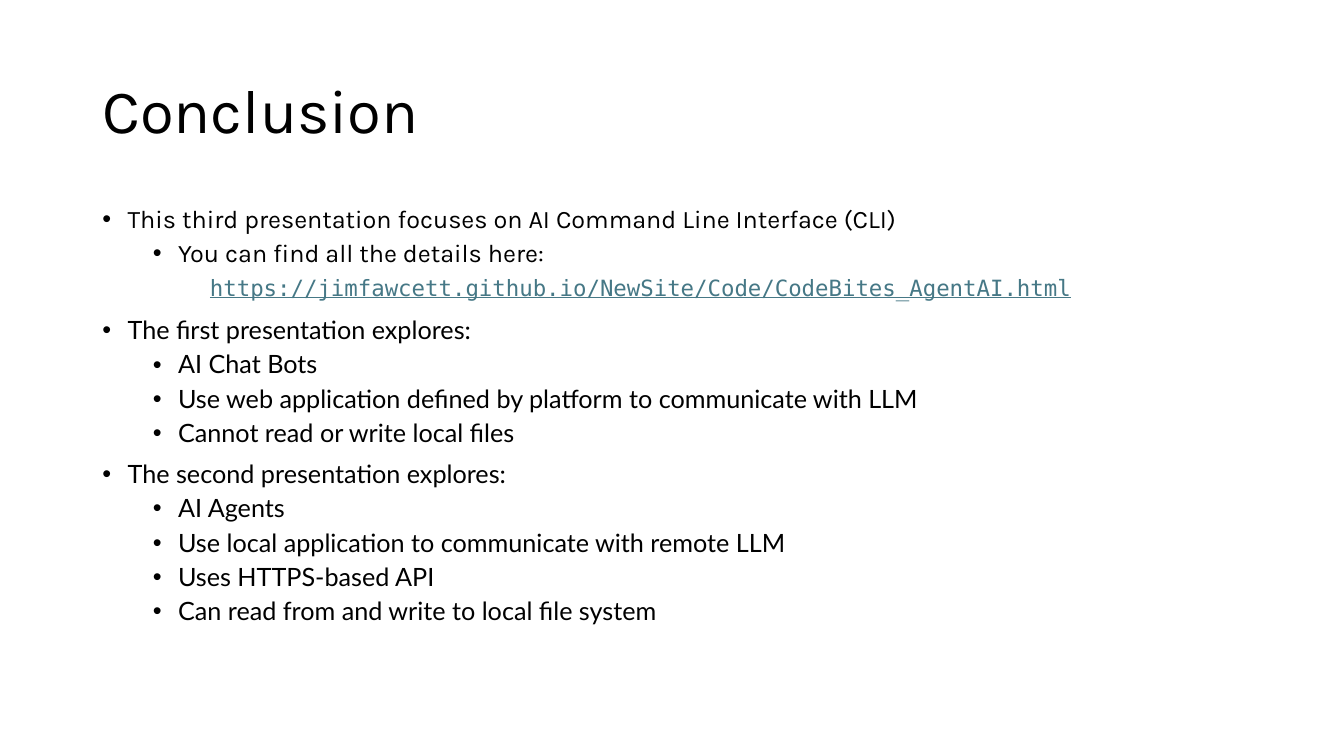
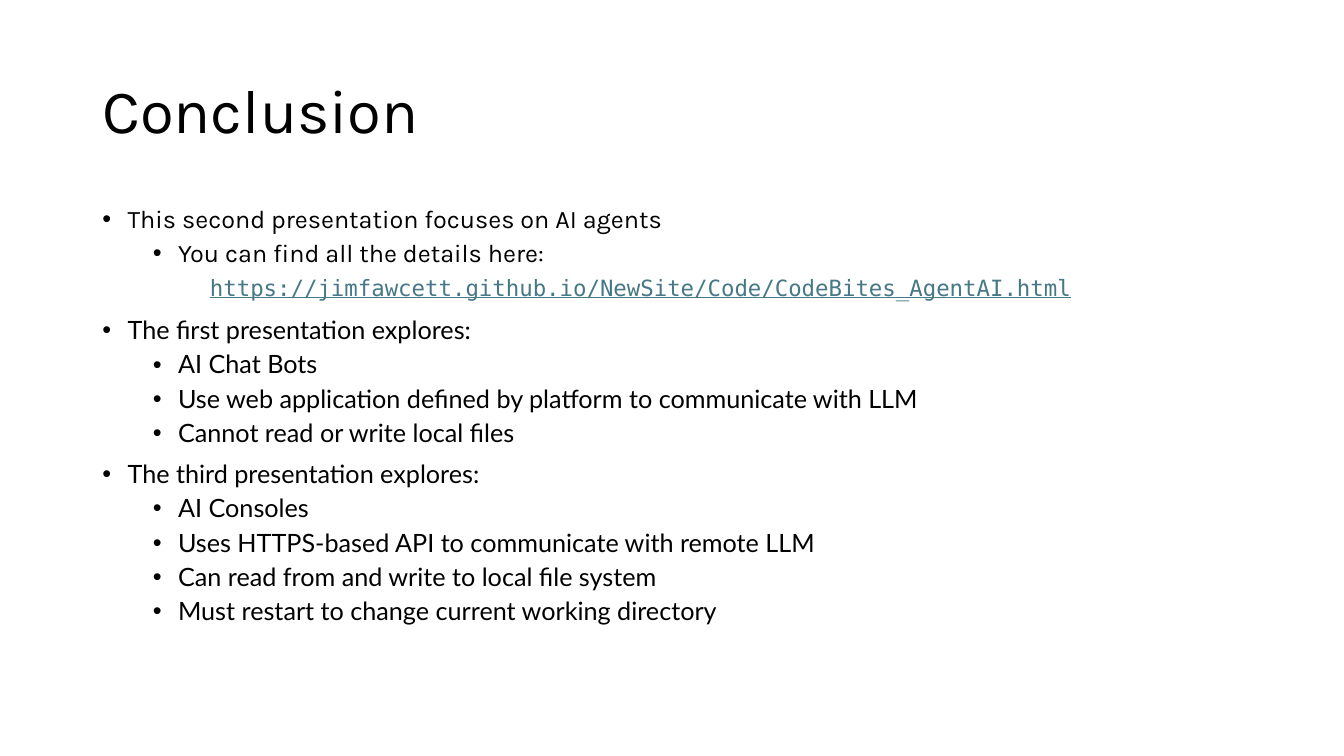
Before and after one commit to JimFawcett/NewSite, a slide deck: slide 6 of documents/AI Agents.pptx. Drawn at 1344x756 pixels with LibreOffice and Linux fonts; fonts in the diff are those of the drawing. Boxes give left, top, right and bottom in pixels: in the first picture for what was removed or moved away, otherwise in the second. Text is boxed around its words. In the diff, an @@ line names an element or a change of style, - is before the commit and + after.

Commit message:
added AI Consoles pdf

```diff
--- a/documents/AI Agents.pptx
+++ b/documents/AI Agents.pptx
@@ text at bbox=[128, 210, 662, 234]: text changed @@
-• This third presentation focuses on AI Command Line Interface (CLI)
+• This second presentation focuses on AI agents
@@ text at bbox=[128, 464, 814, 553]: text changed @@
-• The second presentation explores:
-  • AI Agents
-  • Use local application to communicate with remote LLM
-  • Uses HTTPS-based API
+• The third presentation explores:
+  • AI Consoles
+  • Uses HTTPS-based API to communicate with remote LLM
@@ text at bbox=[178, 601, 717, 625]: paragraph added @@
+  • Must restart to change current working directory
```
Also in this commit, not shown: 8 other files.
